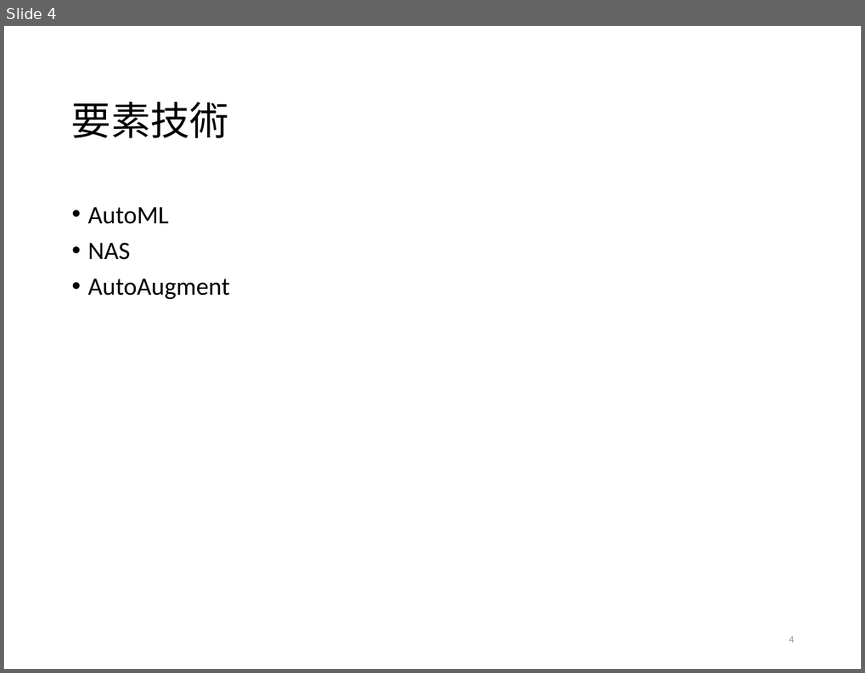
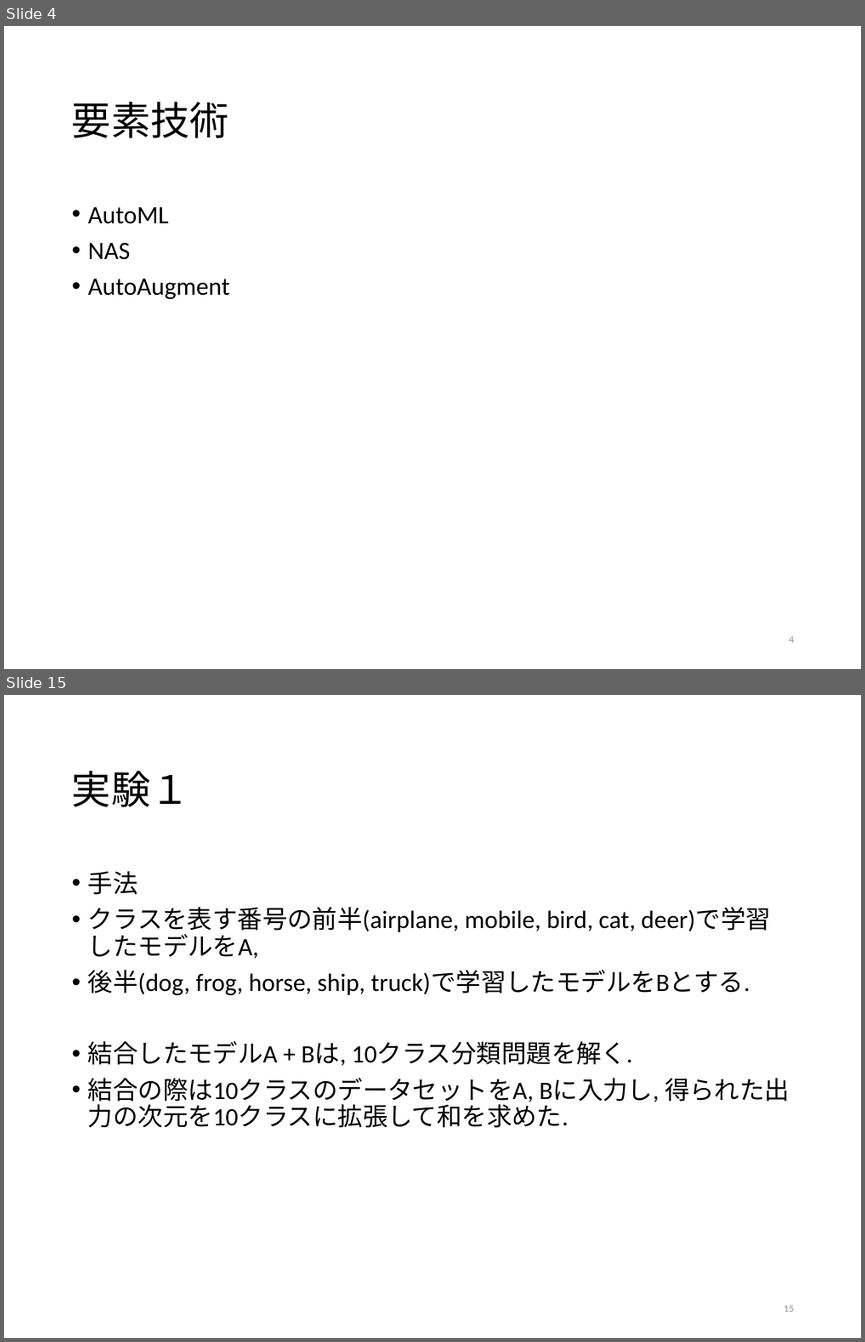
Before and after one commit to tatsuya-sugiyama/WeeklyReport, a slide deck: report/2020前期/2020sugiyama.pptx. Shown one above the other, each under a label of ours: slide 4 before the commit, slides 4 and 15 after it; the slides between them are not shown. The pictures are 865x673 and 865x1342 pixels, drawn with LibreOffice and Linux fonts; fonts in the diff are those of the drawing. Boxes give left, top, right and bottom in pixels: in the first picture for what was removed or moved away, otherwise in the second. Text is boxed around its words. In the diff, an @@ line names an element or a change of style, - is before the commit and + after.

```diff
--- a/report/2020前期/2020sugiyama.pptx
+++ b/report/2020前期/2020sugiyama.pptx
@@ slide 15 added at [4, 695, 861, 1338], background #FFFFFF @@
@@ title added at [72, 771, 190, 807], 33 pt, text #000000 @@
+実験１
@@ text added at [88, 871, 789, 1128], 21 pt, text #000000 @@
+• 手法
+• クラスを表す番号の前半(airplane, mobile, bird, cat, deer)で学習したモデルをA,
+• 後半(dog, frog, horse, ship, truck)で学習したモデルをBとする.
+• 結合したモデルA + Bは, 10クラス分類問題を解く.
+• 結合の際は10クラスのデータセットをA, Bに入力し, 得られた出力の次元を10クラスに拡張して和を求めた.
@@ page number added at [783, 1304, 794, 1311], 8.2 pt, text #8C8C8C @@
+15
```
Also in this commit, not shown: 5 slides changed, 13 other slides added, 2 slides removed.
